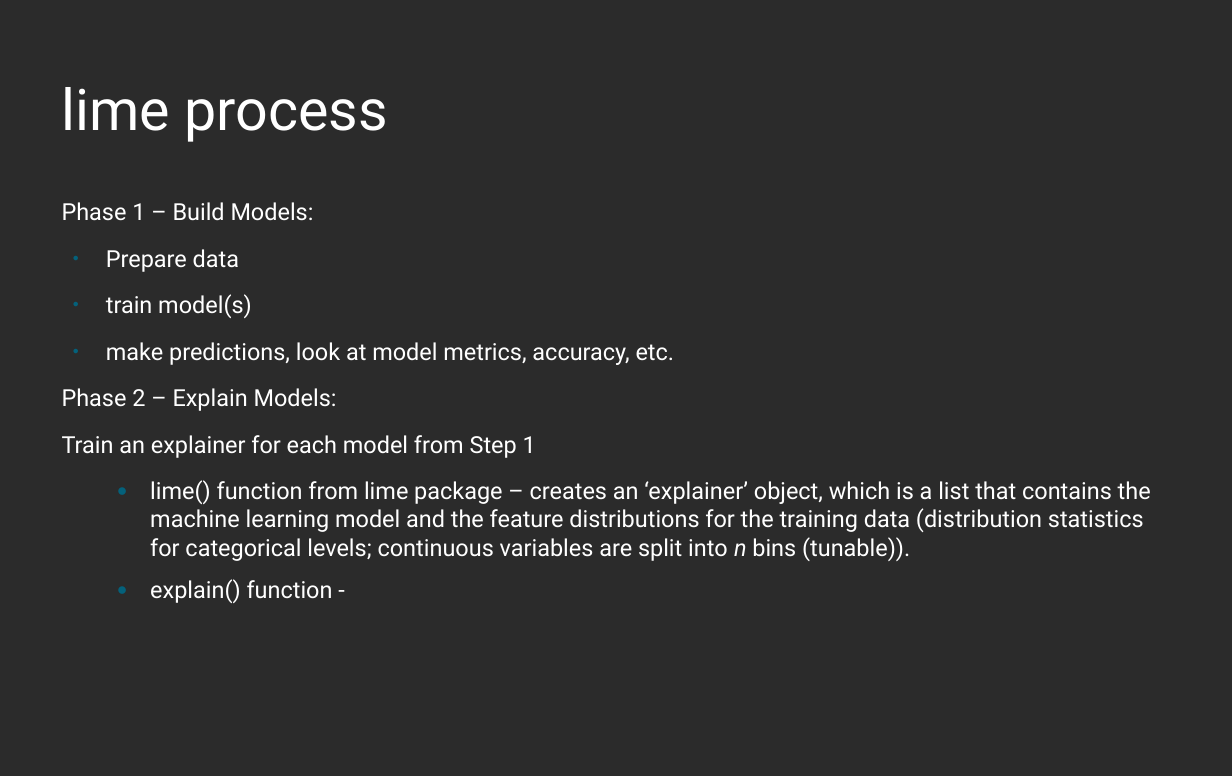
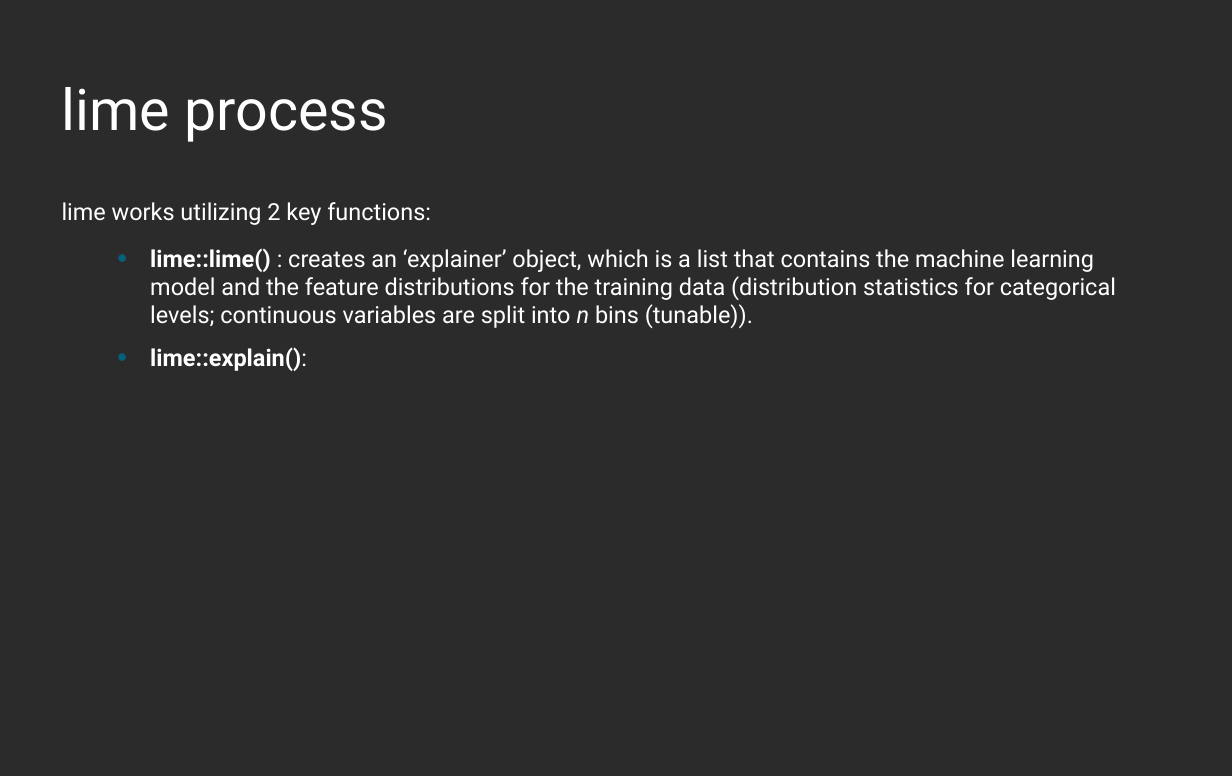
Before and after one commit to mattdube/stl-rug_lime, a slide deck: slide 8 of Slides/stl-rug_lime_01092019.odp (slide 7 before the commit). Drawn at 1232x776 pixels with LibreOffice and Linux fonts; fonts in the diff are those of the drawing; background and template pictures are left out; a plain dark background stands for a picture behind light text. Boxes give left, top, right and bottom in pixels: in the first picture for what was removed or moved away, otherwise in the second. Text is boxed around its words. In the diff, an @@ line names an element or a change of style, - is before the commit and + after.

Commit message:
updated process slides

```diff
--- a/Slides/stl-rug_lime_01092019.odp
+++ b/Slides/stl-rug_lime_01092019.odp
@@ text at [62,202,1116,371]: text changed @@
-Phase 1 – Build Models:
-● Prepare data
-● train model(s)
-● make predictions, look at model metrics, accuracy, etc.
-Phase 2 – Explain Models:
-Train an explainer for each model from Step 1
-  ● lime() function from lime package – creates an ‘explainer’ object, which is a list that contains the machine learning model and the feature distributions for the training data (distribution statistics for categorical levels; continuous variables are split into n bins (tunable)).
-  ● explain() function -
+lime works utilizing 2 key functions:
+  ● lime::lime() : creates an ‘explainer’ object, which is a list that contains the machine learning model and the feature distributions for the training data (distribution statistics for categorical levels; continuous variables are split into n bins (tunable)).
+  ● lime::explain():
```
Also in this commit, not shown: 3 other slides changed.
